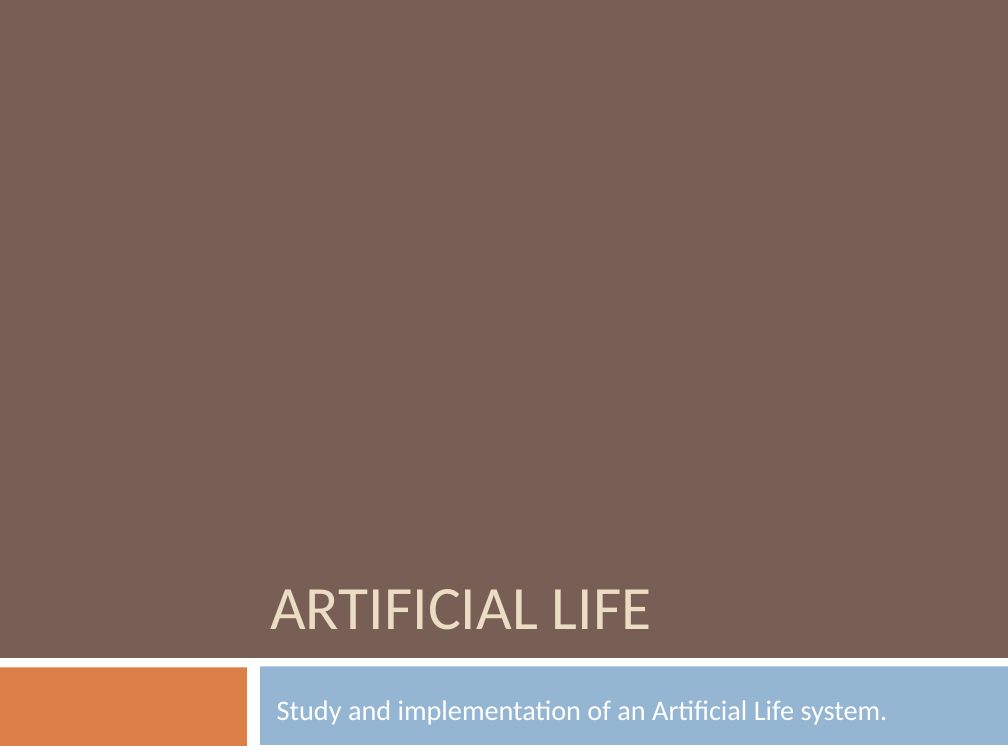
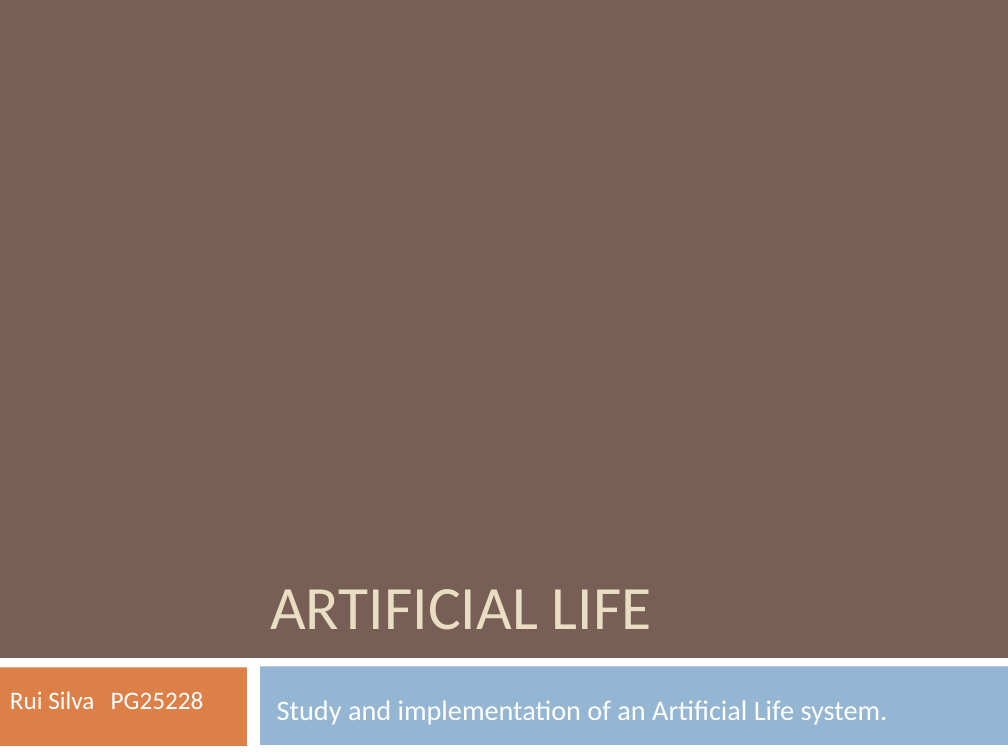
Before and after one commit to Skythunder/Alipy, a slide deck: slide 1 of Artificial Life.pptx. Drawn at 1008x756 pixels with LibreOffice and Linux fonts; fonts in the diff are those of the drawing. Boxes give left, top, right and bottom in pixels: in the first picture for what was removed or moved away, otherwise in the second. Text is boxed around its words. In the diff, an @@ line names an element or a change of style, - is before the commit and + after.

```diff
--- a/Artificial Life.pptx
+++ b/Artificial Life.pptx
@@ text added at bbox=[10, 691, 204, 709], 18 pt, text #FFFFFF @@
+Rui Silva PG25228
```
Also in this commit, not shown: 3 other files.
